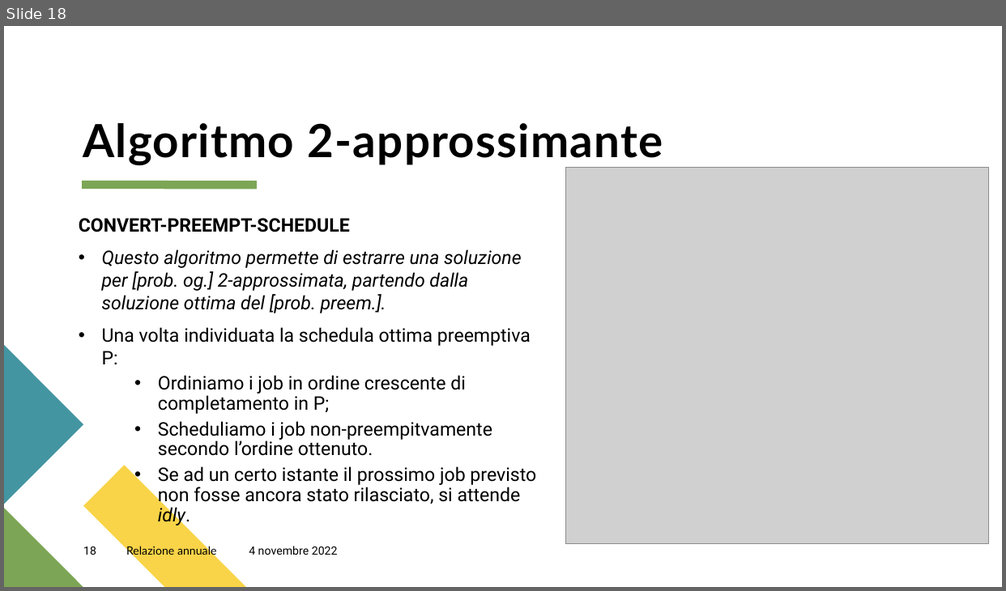
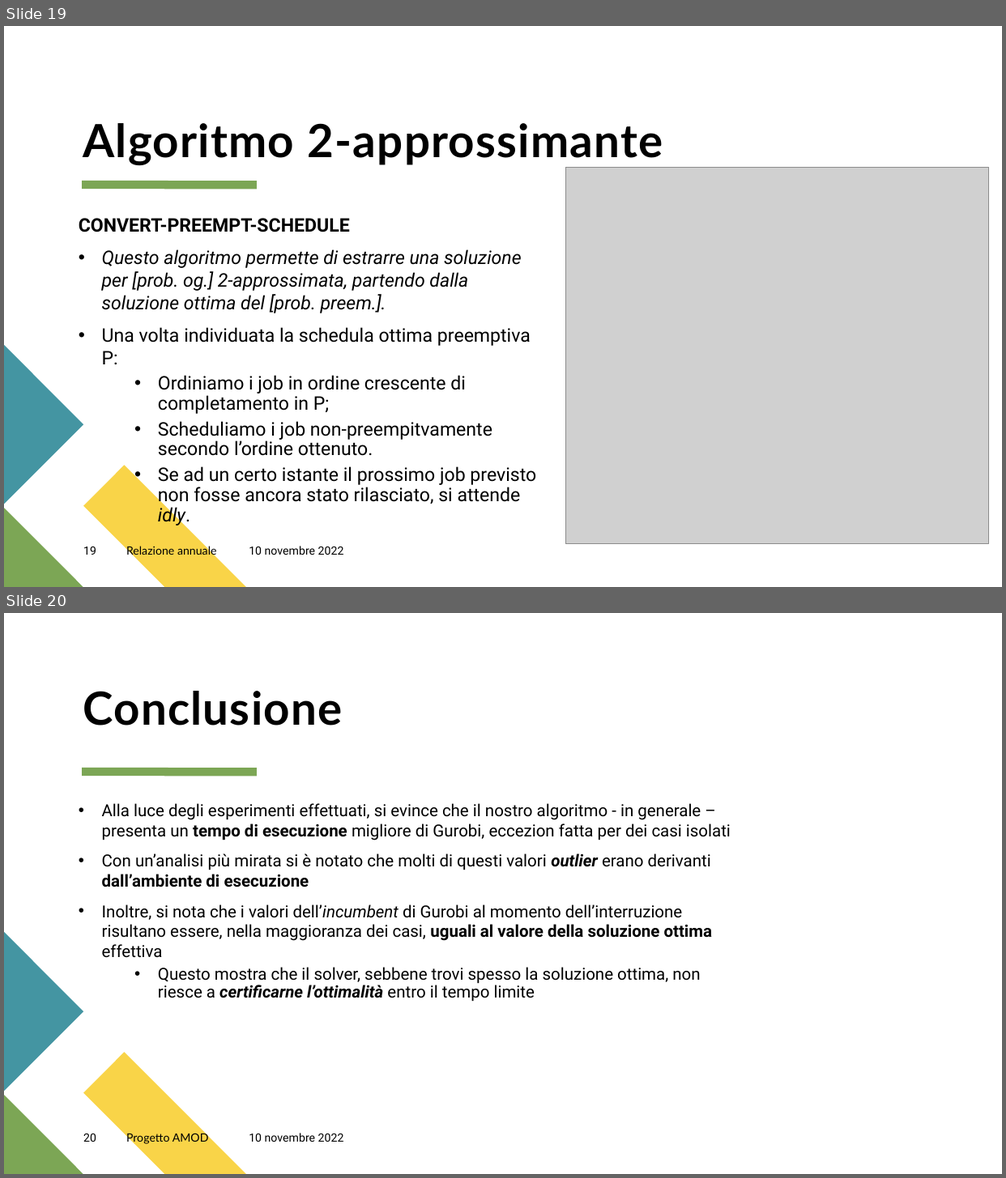
Before and after one commit to GiulioAppetito/Progetto-AMOD-21-22, a slide deck: Presentazione Progetto AMOD.pptx. Shown one above the other, each under a label of ours: slide 18 before the commit, slides 19 and 20 after it. The pictures are 1006x591 and 1006x1178 pixels, drawn with LibreOffice and Linux fonts; fonts in the diff are those of the drawing; grey boxes stand for pictures. Boxes give left, top, right and bottom in pixels: in the first picture for what was removed or moved away, otherwise in the second. Text is boxed around its words. In the diff, an @@ line names an element or a change of style, - is before the commit and + after.

```diff
--- a/Presentazione Progetto AMOD.pptx
+++ b/Presentazione Progetto AMOD.pptx
@@ slide 20 added at (x1=4, y1=613, x2=1002, y2=1174), background #FFFFFF; not listed: 4 template elements that a slide beside it also shows @@
@@ title added at (x1=83, y1=691, x2=342, y2=726), 44 pt, text #000000, bold @@
+Conclusione
@@ text added at (x1=102, y1=803, x2=731, y2=1002), 16 pt, text #000000 @@
+• Alla luce degli esperimenti effettuati, si evince che il nostro algoritmo - in generale – presenta un tempo di esecuzione migliore di Gurobi, eccezion fatta per dei casi isolati
+• Con un’analisi più mirata si è notato che molti di questi valori outlier erano derivanti dall’ambiente di esecuzione
+• Inoltre, si nota che i valori dell’incumbent di Gurobi al momento dell’interruzione risultano essere, nella maggioranza dei casi, uguali al valore della soluzione ottima effettiva
+  • Questo mostra che il solver, sebbene trovi spesso la soluzione ottima, non riesce a certificarne l’ottimalità entro il tempo limite
@@ page number added at (x1=83, y1=1134, x2=96, y2=1142), 11 pt, text #000000 @@
+20
@@ text added at (x1=126, y1=1132, x2=209, y2=1145), 11 pt, text #000000 @@
+Progetto AMOD
@@ text added at (x1=249, y1=1133, x2=344, y2=1142), 11 pt, text #000000 @@
+10 novembre 2022
@@ what was slide 18 is now slide 19 @@
@@ slide 19 changed as well @@
@@ page number at (x1=83, y1=547, x2=96, y2=555): text changed @@
-18
+19
@@ text at (x1=249, y1=546, x2=344, y2=555): text changed @@
-4 novembre 2022
+10 novembre 2022
```
Also in this commit, not shown: 17 other slides changed, 3 other slides added, 9 slides removed.
